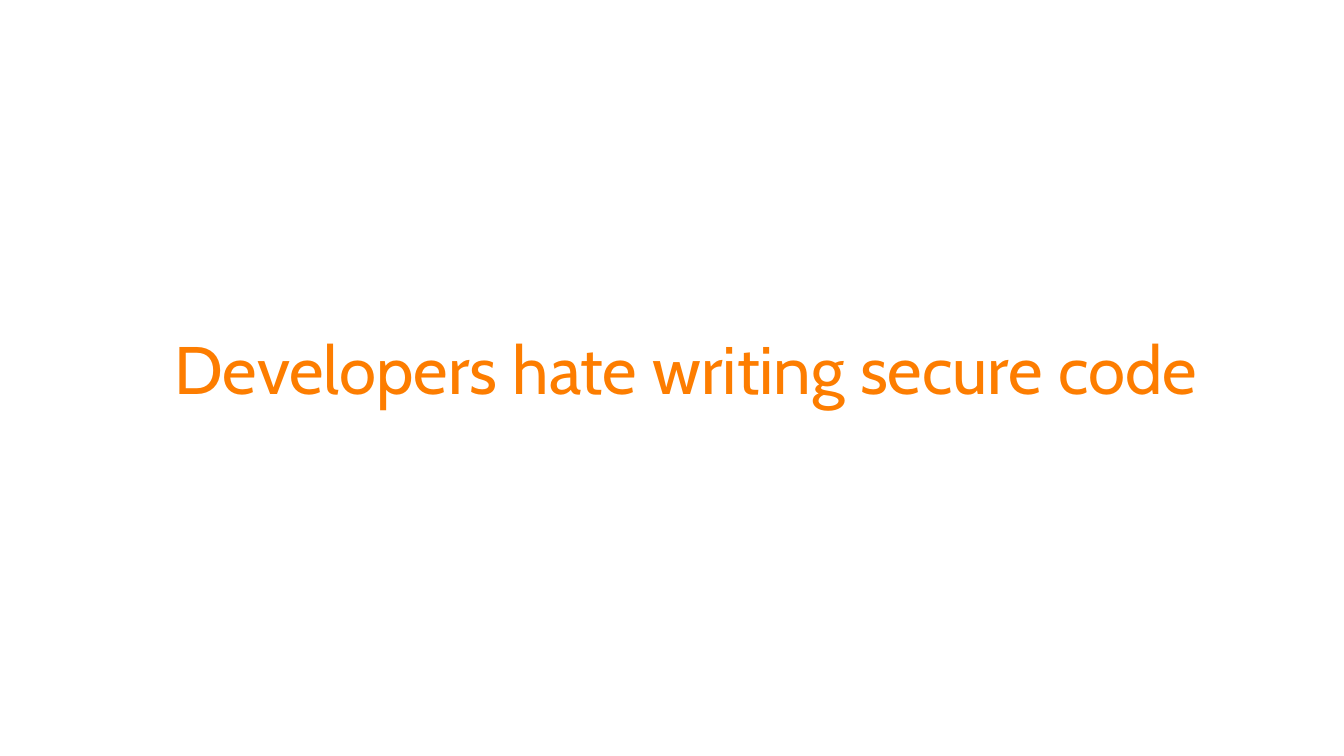
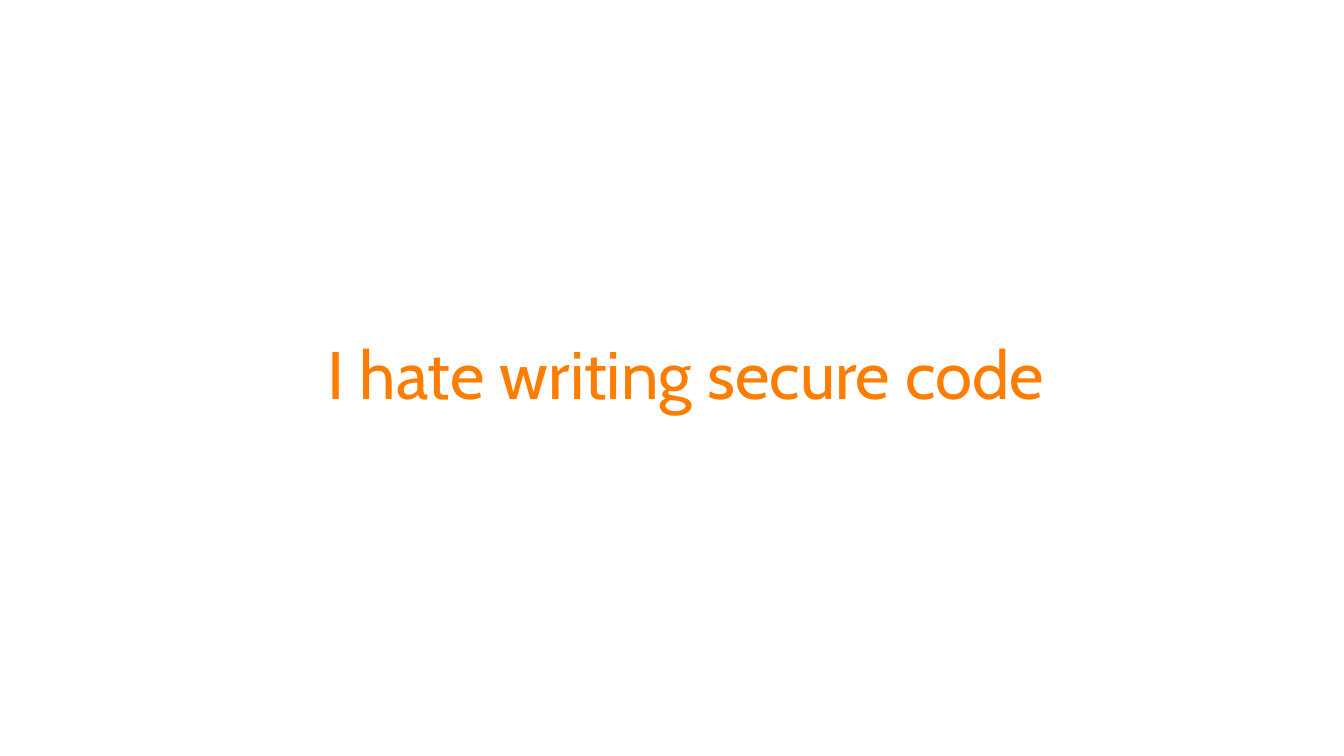
Before and after one commit to spetryjohnson/Talk---Dont-Write-Secure-Code-Design-Secure-Systems, a slide deck: slide 2 of Secure Systems - CodeMash 2017.pptx. Drawn at 1344x756 pixels with LibreOffice and Linux fonts; fonts in the diff are those of the drawing. Boxes give left, top, right and bottom in pixels: in the first picture for what was removed or moved away, otherwise in the second. Text is boxed around its words. In the diff, an @@ line names an element or a change of style, - is before the commit and + after.

```diff
--- a/Secure Systems - CodeMash 2017.pptx
+++ b/Secure Systems - CodeMash 2017.pptx
@@ title at box(328, 348, 1044, 415): text changed @@
-Developers hate writing secure code
+I hate writing secure code
```
Also in this commit, not shown: 1 other slide changed, 8 slides added, 1 slide removed, 2 other files.
